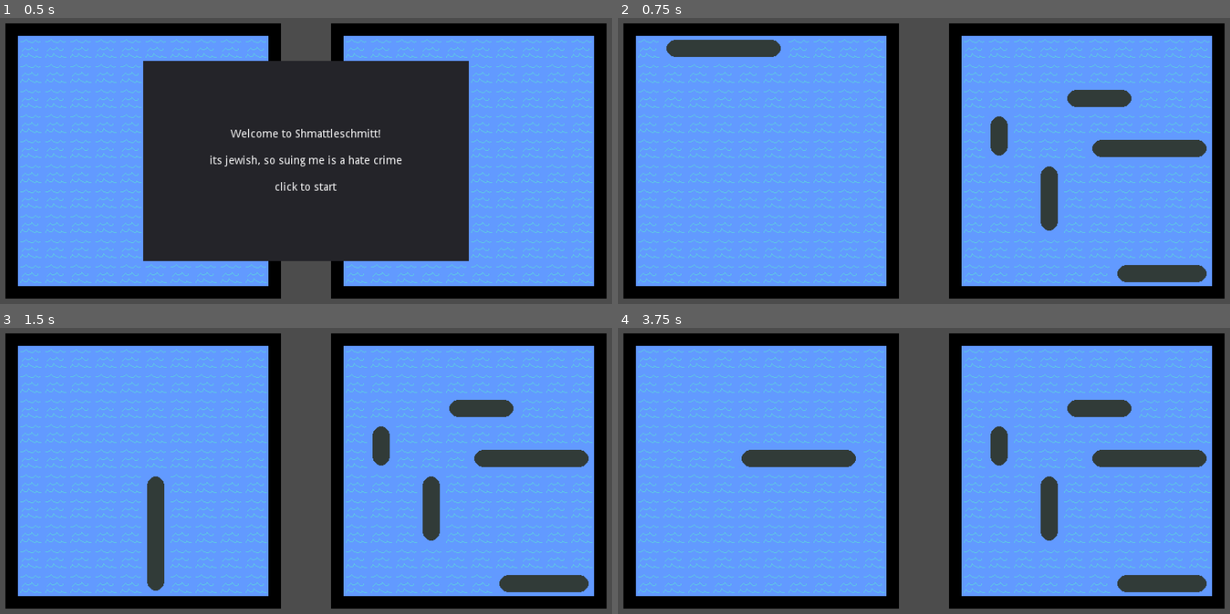
Above: before the commit, frames 1-4 (two rows, left to right).
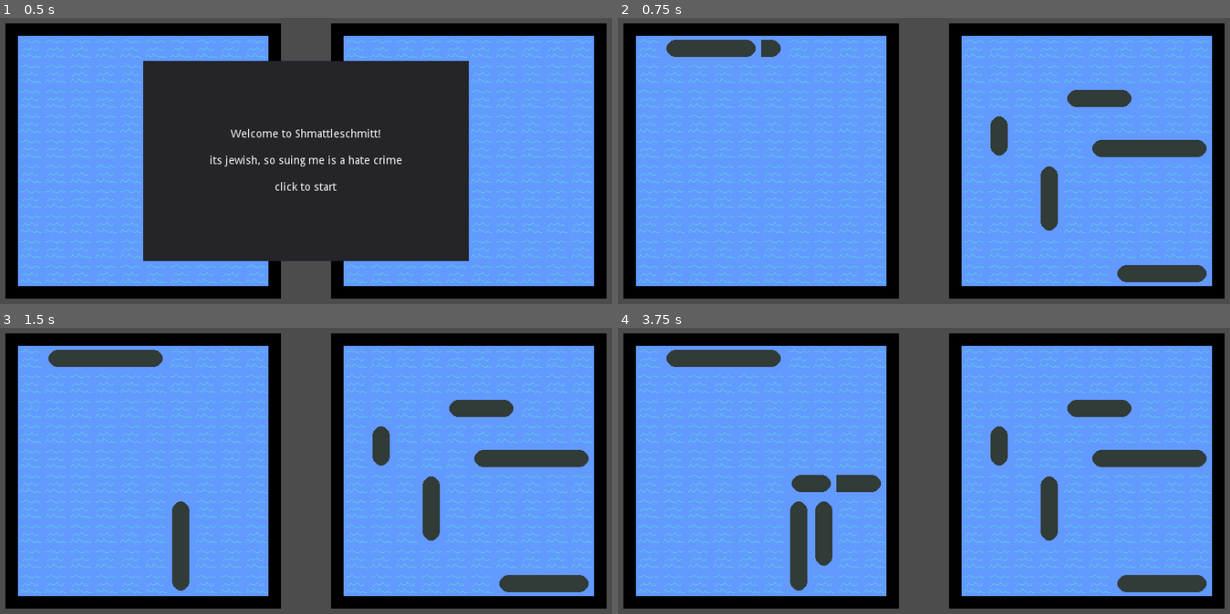
Above: after the commit, the same moments.

Repository: craigostrin/Battleship-v2
Game: Godot game, scene res://Main.tscn
Two runs of this game, one before a commit and one after it. Both use one fixed random seed, a clock stepped at 60 frames per second and the inputs below.
Inputs (mouse positions are in pixels of both pictures, inside the frame that each line leads up to):
- Up to frame 1 (0.5 s): no input
- Up to frame 2 (0.75 s): tap Enter (ui_accept) at 0.5 s; move the mouse to (1070, 143) at 0.52 s; hold Right (ui_right) from 0.53 s (still down); hold Enter (ui_accept) from 0.53 s (still down)
- Up to frame 3 (1.5 s): move the mouse to (171, 488) at 1.27 s; release Right (ui_right) at 1.28 s; release Enter (ui_accept) at 1.28 s; hold Down (ui_down) from 1.28 s (still down); tap R (rotate_ship) at 1.35 s
- Up to frame 4 (3.75 s): tap Enter (ui_accept) at 1.52, 1.55, 1.82, 2, 3.02, 3.05, 3.32, 3.5 s; move the mouse to (991, 393) at 2.02 s; release Down (ui_down) at 2.03 s; hold Right (ui_right) 2.03-2.78 s; hold Enter (ui_accept) 2.03-2.78 s; move the mouse to (887, 539) at 2.77 s; hold Up (ui_up) 2.78-3.53 s; tap R (rotate_ship) at 2.85 s; move the mouse to (1125, 522) at 3.52 s; hold Left (ui_left) from 3.53 s (still down); hold Enter (ui_accept) from 3.53 s (still down)

Frame 1 is identical in both runs. In frame 2, less than 0.1% of the frame differs, in the area x 21-24%, y 7-14%; in frame 3, 3.2%; in frame 4, 4.6%, in the area x 7-44%, y 7-93%.

Commit message:
Add player ship placement
Next: attacking

Diff:
--- a/Board/Board.gd
+++ b/Board/Board.gd
@@ -3,15 +3,14 @@
 
 signal ship_placed
 signal ship_not_placed(ship) #used by EnemyAI to try again
-signal all_ships_placed
 signal attack_confirmed
 signal all_ships_sunk
 
-export var is_enemy_board := false
+export var is_player_controlled_board := true
 
 var ship_lengths := [5, 4, 3, 3, 2]
 var placed_ships := []
-var ship_index := 0
+var ship_index := placed_ships.size()
 
 export var grid: Resource = preload("res://PlayerGrid.tres")
 export var default_sprite: Texture = preload("res://Art/water.png")
@@ -25,6 +24,7 @@
 	grid.initialize_grid()
 	initialize_sprites()
 	_cursor.board_position = position
+	_cursor.connect("accept_pressed", self, "_on_accept_pressed")
 
 
 func initialize_sprites() -> void:
@@ -34,13 +34,20 @@
 		index += 1
 
 
-func player_start_ship_placement() -> void:
-	toggle_cursor()
-	var length = ship_lengths[0]
-	var first_ship = Ship.new(length)
-	_cursor.ship_placer = first_ship
-	# TODO: assign_ship to cursor
-	# could use Main to only connect "ship_placed" signal to player_board
+func _on_accept_pressed(index: int) -> void:
+	if _cursor.ship_placer:
+		var ship: Ship = _cursor.ship_placer
+		place_ship(ship, index)
+	else:
+		attack(index)
+
+
+func attack(index: int) -> void:
+	if _cursor.ship_placer:
+		return
+
+
+	emit_signal("attack_confirmed")
 
 
 # Everything that calls this should be using grid.clamp_ship_placement beforehand
@@ -56,17 +63,43 @@
 	for i in index_array:
 		grid.cells[i] = grid.States.SHIP
 
+	if _cursor.ship_placer:
+		_cursor.remove_child(ship)
+
 	ship.position = grid.calculate_board_position(index)
 	add_child(ship)
-#	if is_enemy_board: DEBUG
+	placed_ships.append(ship)
+	ship_index = placed_ships.size() # Will this work???
+	emit_signal("ship_placed")
+#	if not is_player_controlled_board: DEBUG
 #		ship.hide()
 
-
-	#print("placed " + ship.name + " at " + str(index) + " on " + name)
+	print("placed " + ship.name + " at " + str(index) + " on " + name)
 
 
-# Move this to Grid.gd if another class ever needs to use it
-# For now I think it's fine here
+func get_next_ship_placer() -> Ship:
+	var next_ship: Ship
+
+	if ship_index >= ship_lengths.size():
+		printerr("Get_next_ship_placer returned 'null'. All ships already placed.")
+		return next_ship
+
+	var length = ship_lengths[ship_index]
+	next_ship = Ship.new(length)
+
+	return next_ship
+
+
+func assign_ship_placer(ship: Ship) -> void:
+	_cursor.ship_placer = ship
+
+
+func clear_ship_placer() -> void:
+	if _cursor.ship_placer:
+		_cursor.ship_placer = null
+
+
+# Move this to Grid.gd if another class ever needs to use it (fine here for now)
 func _are_cells_empty(index_array: PoolIntArray) -> bool:
 	var are_empty := true
 
@@ -76,11 +109,6 @@
 			break
 
 	return are_empty
-
-#func player_get_next_ship() -> Ship:
-#	var ship: Ship
-#
-#	return ship
 
 
 func toggle_cursor() -> void:
--- a/Board/Cursor/Cursor.gd
+++ b/Board/Cursor/Cursor.gd
@@ -5,8 +5,9 @@
 
 signal moved(new_index)
 signal accept_pressed(index)
+signal next_ship_requested
 
-var ship_placer: Ship setget set_ship_placer
+var ship_placer: Ship setget _set_ship_placer
 
 # preload for DEBUG
 var grid: Resource = preload("res://PlayerGrid.tres")
@@ -29,7 +30,7 @@
 
 func _ready() -> void:
 	yield(owner, "ready") # wait for Board to set board_position = its position
-	set_bounds()
+	_set_bounds()
 
 
 func _unhandled_input(event: InputEvent) -> void:
@@ -48,7 +49,7 @@
 	elif event.is_action_pressed("ui_accept"):
 		get_tree().set_input_as_handled()
 		emit_signal("accept_pressed", index)
-		print("clicked " + str(index))
+		#print("clicked " + str(index))
 
 	# Make some preliminary checks to see whether the cursor should move if user presses an arrow key
 	var should_move := event.is_pressed()
@@ -91,7 +92,7 @@
 	_timer.start(ui_cooldown)
 
 
-func set_ship_placer(ship: Ship) -> void:
+func _set_ship_placer(ship: Ship) -> void:
 	var is_vertical := false
 
 	# Retain is_vertical status from previous ship placer
@@ -106,8 +107,13 @@
 		add_child(ship_placer)
 		self.index = index # reapply ship_placement clamp
 
+# Might just do this on Main
+#func _on_ship_placed() -> void:
+#	ship_placer = null
+#	emit_signal("next_ship_requested")
 
-func set_bounds() -> void:
+
+func _set_bounds() -> void:
 	if not grid:
 		printerr("set_bounds(): Missing Grid resource assigned to Cursor.")
 		return
--- a/EnemyAI.gd
+++ b/EnemyAI.gd
@@ -1,5 +1,9 @@
 class_name EnemyAI
 extends Node
+
+# TODO: I'd like to experiment with the Strategy pattern with two attack guessing algorithms:
+# 			One basic algorithm with totally random guessing
+# 			One complex algorithm with checkerboard guessing (see: https://www.thesprucecrafts.com/how-to-win-at-battleship-411068)
 
 var prev_attack: int
 
@@ -13,6 +17,10 @@
 func _ready() -> void:
 	rng.randomize()
 	my_board.connect("ship_not_placed", self, "_on_ship_not_placed")
+
+
+func start_turn() -> void:
+	print("enemy's turn")
 
 
 func start_ship_placement() -> void:
@@ -41,7 +49,7 @@
 	if no_ships_adjacent:
 		my_board.place_ship(ship, index)
 	else:
-		print(ship.name + " was too close to another ship")
+		#print(ship.name + " was too close to another ship")
 		_try_place_ship(ship)
 
 
--- a/Main.gd
+++ b/Main.gd
@@ -7,15 +7,18 @@
 export var attacks_per_turn := 1
 var attacks_this_turn := 0
 
+# v3: change these to left_board and right_board for MP
 onready var player_board: Board = $Boards/PlayerBoard
 onready var enemy_board: Board = $Boards/EnemyBoard
 onready var enemy_ai: EnemyAI = $EnemyAI
 onready var panel: Panel = $UI/Panel
 
+
 func _ready() -> void:
-	# set enemy_ai parameters/variables
-	player_board.connect("all_ships_placed", self, "_on_all_ships_placed")
-	enemy_board.connect("all_ships_placed", self, "_on_all_ships_placed")
+	player_board.connect("ship_placed", self, "_on_ship_placed", [player_board])
+	enemy_board.connect("ship_placed", self, "_on_ship_placed", [enemy_board])
+#	player_board.connect("all_ships_placed", self, "_on_all_ships_placed") Main checks on its own
+#	enemy_board.connect("all_ships_placed", self, "_on_all_ships_placed")
 	player_board.connect("attack_confirmed", self, "_on_attack_confirmed")
 	enemy_board.connect("attack_confirmed", self, "_on_attack_confirmed")
 	player_board.connect("all_ships_sunk", self, "_on_all_ships_sunk", [player_board])
@@ -34,14 +37,38 @@
 
 
 func _start_setup() -> void:
-	player_board.player_start_ship_placement() # create cursor
-	enemy_ai.start_ship_placement()
+	player_board.toggle_cursor()
+	_player_ship_placement(player_board)
+
+	if enemy_ai:
+		enemy_ai.start_ship_placement()
 
 
-func _on_all_ships_placed() -> void:
-	setups_finished += 1
+func _player_ship_placement(board: Board):
+	var ship = board.get_next_ship_placer()
+	if ship:
+		board.assign_ship_placer(ship)
+
+
+func _on_ship_placed(board: Board) -> void:
+	var all_ships_placed = board.placed_ships.size() >= board.ship_lengths.size()
+
+	if all_ships_placed:
+		board.clear_ship_placer()
+		setups_finished += 1
+
 	if setups_finished >= 2:
 		_start_player_turn()
+		return
+
+	if board.is_player_controlled_board:
+		_player_ship_placement(board)
+
+
+#func _on_all_ships_placed() -> void:
+#	setups_finished += 1
+#	if setups_finished >= 2:
+#		_start_player_turn()
 
 
 func _start_player_turn() -> void:
--- a/Main.tscn
+++ b/Main.tscn
@@ -24,7 +24,7 @@
 
 [node name="EnemyBoard" parent="Boards" instance=ExtResource( 3 )]
 position = Vector2( 480, 64 )
-is_enemy_board = true
+is_player_controlled_board = false
 grid = ExtResource( 4 )
 
 [node name="UI" type="CanvasLayer" parent="."]
--- a/project.godot
+++ b/project.godot
@@ -55,11 +55,6 @@
 
 [input]
 
-quit_game={
-"deadzone": 0.5,
-"events": [ Object(InputEventKey,"resource_local_to_scene":false,"resource_name":"","device":0,"alt":false,"shift":false,"control":false,"meta":false,"command":false,"pressed":false,"scancode":96,"unicode":0,"echo":false,"script":null)
- ]
-}
 ui_accept={
 "deadzone": 0.5,
 "events": [ Object(InputEventKey,"resource_local_to_scene":false,"resource_name":"","device":0,"alt":false,"shift":false,"control":false,"meta":false,"command":false,"pressed":false,"scancode":16777221,"unicode":0,"echo":false,"script":null)
@@ -67,6 +62,11 @@
 , Object(InputEventKey,"resource_local_to_scene":false,"resource_name":"","device":0,"alt":false,"shift":false,"control":false,"meta":false,"command":false,"pressed":false,"scancode":32,"unicode":0,"echo":false,"script":null)
 , Object(InputEventJoypadButton,"resource_local_to_scene":false,"resource_name":"","device":0,"button_index":0,"pressure":0.0,"pressed":false,"script":null)
 , Object(InputEventMouseButton,"resource_local_to_scene":false,"resource_name":"","device":0,"alt":false,"shift":false, …(202 unchanged characters)…
+ ]
+}
+quit_game={
+"deadzone": 0.5,
+"events": [ Object(InputEventKey,"resource_local_to_scene":false,"resource_name":"","device":0,"alt":false,"shift":false,"control":false,"meta":false,"command":false,"pressed":false,"scancode":96,"unicode":0,"echo":false,"script":null)
  ]
 }
 rotate_ship={
